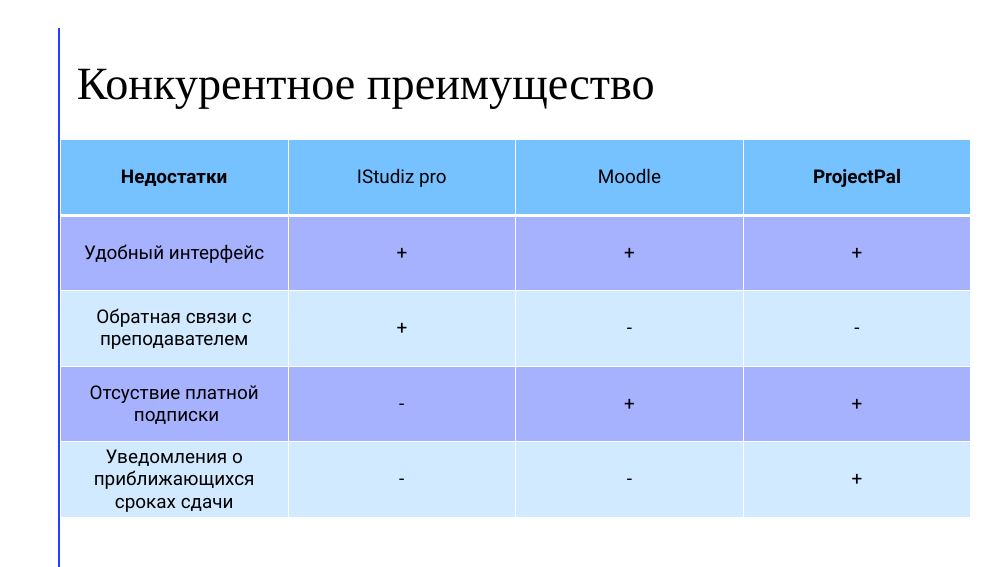
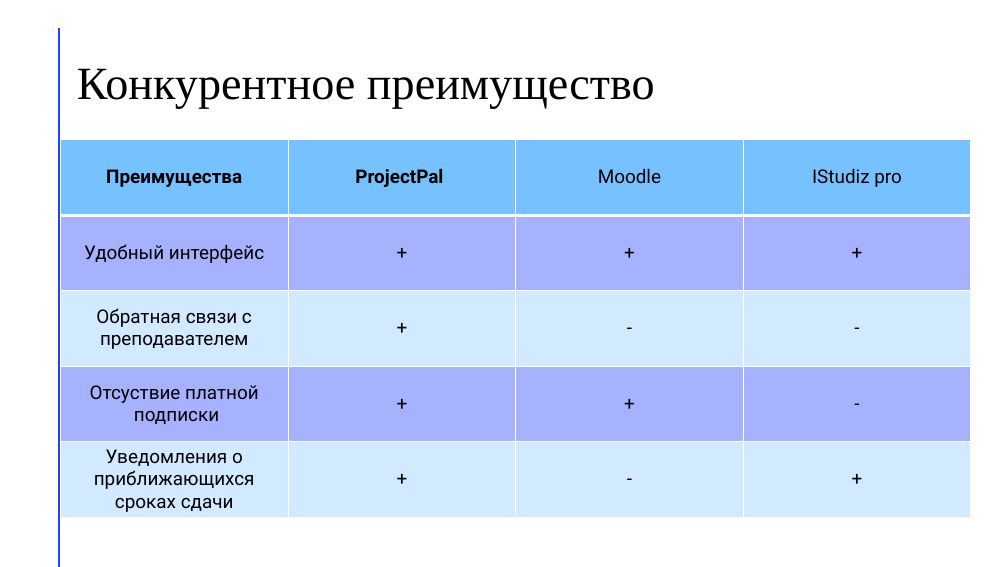
Before and after one commit to daniilShestopalov/Group_project_on_programming-_technologies-ProjectPal-, a slide deck: slide 12 of Documents/Презентация ProjectPal.pptx. Drawn at 1008x567 pixels with LibreOffice and Linux fonts; fonts in the diff are those of the drawing. Boxes give left, top, right and bottom in pixels: in the first picture for what was removed or moved away, otherwise in the second. Text is boxed around its words. In the diff, an @@ line names an element or a change of style, - is before the commit and + after.

```diff
--- a/Documents/Презентация ProjectPal.pptx
+++ b/Documents/Презентация ProjectPal.pptx
@@ table at (60,140,971,518) @@
-row 1: Недостатки | IStudiz pro | Moodle | ProjectPal
+row 1: Преимущества | ProjectPal | Moodle | IStudiz pro
-row 4, column 2: -
+row 4, column 2: +
-row 4, column 4: +
+row 4, column 4: -
-row 5, column 2: -
+row 5, column 2: +
```
Also in this commit, not shown: 1 other slide changed.
